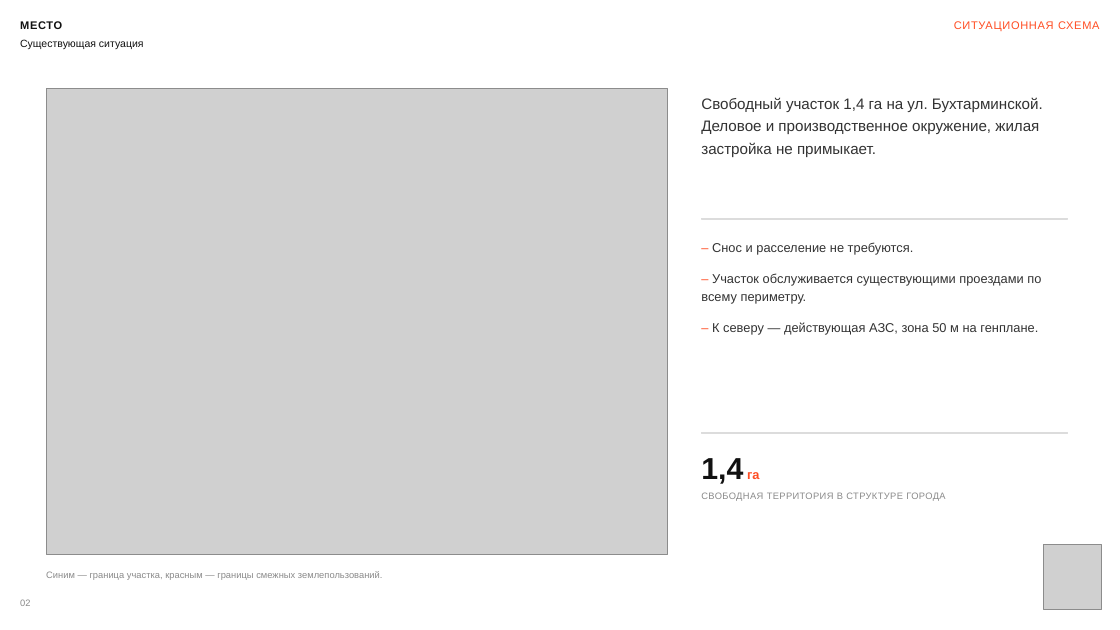
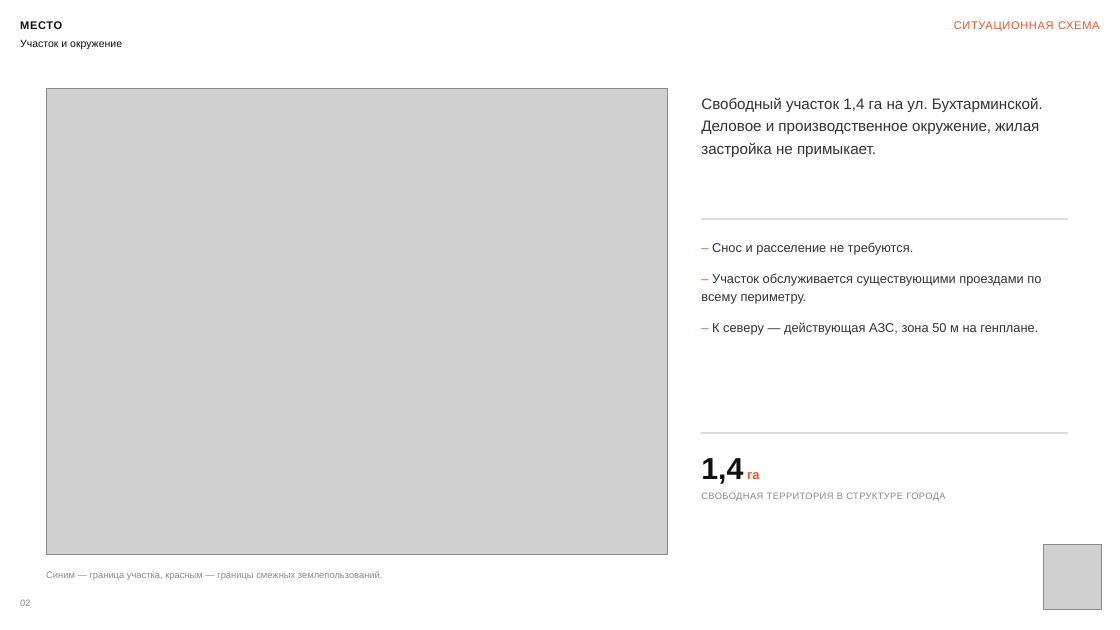
Before and after one commit to kzmeir/most, a slide deck: slide 2 of presentations/aurora-hotel/MOST_Bukhtarminskaya_akimat.pptx. Drawn at 1120x630 pixels with LibreOffice and Linux fonts; fonts in the diff are those of the drawing; grey boxes stand for pictures. Boxes give left, top, right and bottom in pixels: in the first picture for what was removed or moved away, otherwise in the second. Text is boxed around its words. In the diff, an @@ line names an element or a change of style, - is before the commit and + after.

```diff
--- a/presentations/aurora-hotel/MOST_Bukhtarminskaya_akimat.pptx
+++ b/presentations/aurora-hotel/MOST_Bukhtarminskaya_akimat.pptx
@@ text at bbox=[20, 40, 122, 49]: text changed @@
-Существующая ситуация
+Участок и окружение
```
Also in this commit, not shown: 17 other slides changed, 2 slides added, 1 slide removed, 7 other files.
